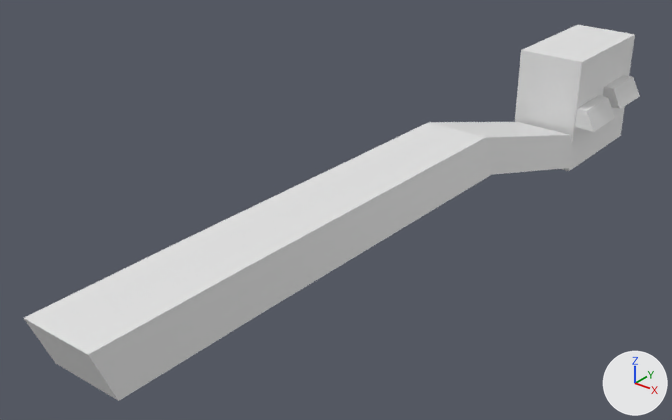
The Blender file art stuff/3d models for proj.blend: old version first, new version second.
Camera for both pictures: a 50 mm camera at (44.1, -108.1, 45.6) aimed at (-9.0, -41.8, 4.4). Every picture has the same lights, and +X, +Y and +Z are marked at lower right.
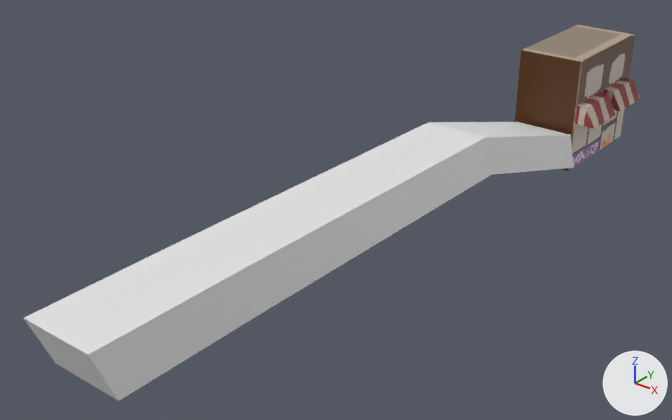
Where the change shows, as pixel boxes [x1, y1, x2, y2] in the pictures (672 x 420 px):
'Cube', recoloured, surface changed (grey to brown)
    both: [515, 25, 635, 171]
'Cube.001', recoloured, moved
    before: [575, 96, 615, 132]
    after: [575, 92, 616, 129]
'Cube.002', recoloured, moved
    before: [603, 75, 640, 109]
    after: [604, 78, 640, 112]

Patch to the scene script:
```diff
--- a/art stuff/3d models for proj.blend.py
+++ b/art stuff/3d models for proj.blend.py
@@ img_awning1_png @@
+img_awning1_png = load_image('awning1.png', 'awning1.png', 128, 128, 'sRGB')
@@ img_bldg1_png @@
+img_bldg1_png = load_image('bldg1.png', 'bldg1.png', 128, 128, 'sRGB')
@@ mat_material @@
+mat_material = principled_material('Material')
+mat_material.texture = img_awning1_png
+mat_material.roughness = 0.4
@@ mat_material_001 @@
+mat_material_001 = principled_material('Material.001')
+mat_material_001.texture = img_bldg1_png
@@ me_cube_001 @@
 me_cube_001.from_pydata(...)  # 8 vertices, 4 faces; spans x -1.0..1.0, y -1.0..1.0, z -1.0..1.0
 # used by ob_cube; location = (-3.4, 0.0, 6.69); scale = (3.98, 7.76, 6.95)
+# me_cube_001 part 1: texture (UV) coordinates of 4 of 4 faces, centred in x 0.0..1.0, y -1.0..1.0, z 0.0..1.0, changed; they spanned u 0.38..0.88, v 0.25..1.0 and now span u 0.0..1.0, v 0.0..0.79
+me_cube_001.materials.append(mat_material_001)  # picture img_bldg1_png
@@ me_cube_002 @@
 me_cube_002.from_pydata(...)  # 8 vertices, 4 faces; spans x -1.0..2.94, y -1.0..1.0, z -1.0..1.0
+me_cube_002.materials.append(mat_material)  # picture img_awning1_png
@@ me_cube_003 @@
 me_cube_003.from_pydata(...)  # 8 vertices, 4 faces; spans x -1.0..2.94, y -1.0..1.0, z -1.0..1.0
+me_cube_003.materials.append(mat_material)  # picture img_awning1_png
@@ ob_cube_001 @@
 ob_cube_001 = bpy.data.objects.new('Cube.001', me_cube_002)
-ob_cube_001.location = (1.16, -4.58, 6.69)
+ob_cube_001.location = (1.16, -4.58, 7.11)
 ob_cube_001.scale = (0.649, 3.06, 1.19)
@@ ob_cube_002 @@
 ob_cube_002 = bpy.data.objects.new('Cube.002', me_cube_003)
-ob_cube_002.location = (1.16, 2.82, 7.52)
+ob_cube_002.location = (1.16, 3.03, 7.11)
 ob_cube_002.scale = (0.649, 3.06, 1.19)
```
